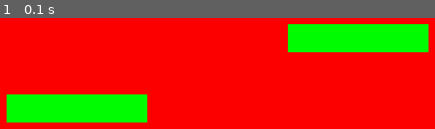
Above: before the commit, frame 1.
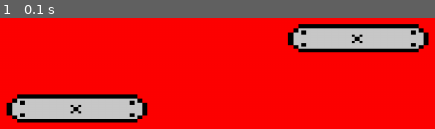
Above: after the commit, the same moment.

Repository: Gabbro-EXIA/PygamePLatformerDevApp
Game: pygame game, started from Plateforme.py
The game is run twice, just before and just after one commit, with the same random seed, the same clock (stepped at 60 frames per second) and the same inputs.
Inputs:
- Up to frame 1 (0.1 s): no input

The runs differ from the first frame. In frame 1, 17% of the frame differs, in the area x 1-99%, y 5-95%.

Commit message:
ajout du sprite des plateformes

Diff:
--- a/Plateforme.py
+++ b/Plateforme.py
@@ -17,7 +17,7 @@
         self.rect = self.image.get_rect(topleft=(x, y))
 
     def afficher(self, surface):
-        pygame.draw.rect(surface,(0,255,0),self.rect)
+        surface.blit(self.image, self.rect)
 
 #plateformes = [Plateforme(pygame.Rect(200, 500, 300, 20)),Plateforme(pygame.Rect(600, 400, 200, 20)),Plateforme(pygame.Rect(100, 300, 150, 20))]
 plateformes = pygame.sprite.Group()
Binary file changed: plateforme.png
